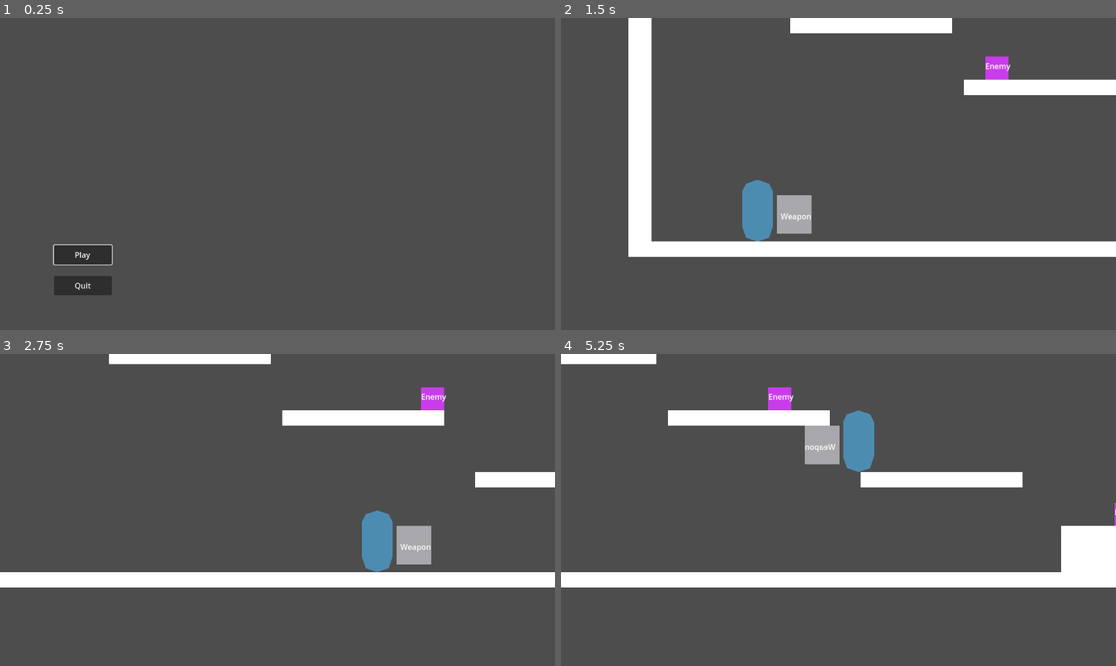
Above: before the commit, frames 1-4 (two rows, left to right).
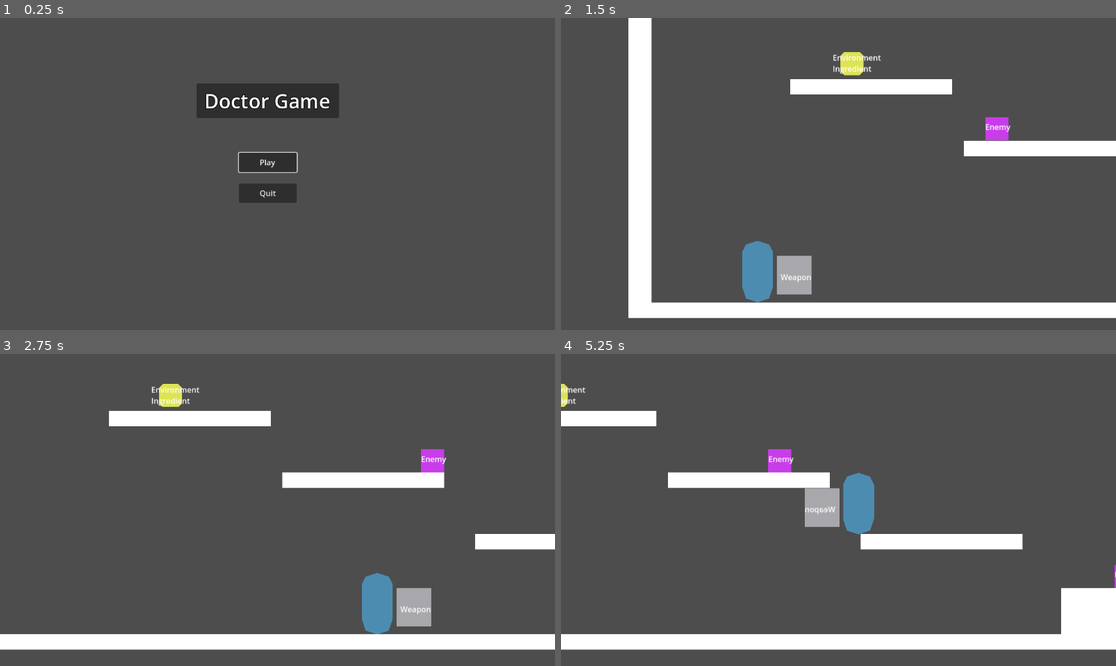
Above: after the commit, the same moments.

Repository: hhhhhhhh1233/DoctorGame
Game: Godot game, scene res://main_menu.tscn
The game is run twice, just before and just after one commit, with the same random seed, the same clock (stepped at 60 frames per second) and the same inputs.
Inputs (mouse positions are in pixels of both pictures, inside the frame that each line leads up to):
- Up to frame 1 (0.25 s): no input
- Up to frame 2 (1.5 s): click "Play" at 0.5 s; move the mouse to (960, 158) at 1.27 s; hold D (Right) from 1.28 s (still down); click (960, 158) at 1.35 s
- Up to frame 3 (2.75 s): keep holding D (Right); tap Space (Jump) at 1.52, 2.27 s; move the mouse to (166, 525) at 2.02 s; click (166, 525) at 2.1 s
- Up to frame 4 (5.25 s): move the mouse to (894, 441) at 2.77 s; release D (Right) at 2.78 s; hold A (Left) 2.78-3.53 s; click (894, 441) at 2.85 s; move the mouse to (810, 572) at 3.52 s; hold D (Right) 3.53-5.03 s; click (810, 572) at 3.6 s; tap Space (Jump) at 3.77, 4.52 s; move the mouse to (1005, 556) at 4.27 s; click (1005, 556) at 4.35 s; move the mouse to (672, 463) at 5.02 s; hold A (Left) from 5.03 s (still down); click (672, 463) at 5.1 s

The runs differ from the first frame. In frame 1, 5.5% of the frame differs, in the area x 9-62%, y 20-89%; in frame 2, 19%; in frame 3, 21%; in frame 4, 24%, in the area x 0-100%, y 0-95%.

Commit message:
Added title and changed camera follow behaviour

Diff:
--- a/TestWorld.tscn
+++ b/TestWorld.tscn
@@ -24,7 +24,8 @@
 position_smoothing_enabled = true
 drag_horizontal_enabled = true
 drag_vertical_enabled = true
-drag_top_margin = 0.7
+drag_top_margin = 1.0
+drag_bottom_margin = 0.6
 editor_draw_drag_margin = true
 
 [node name="Ground" type="StaticBody2D" parent="."]
--- a/main_menu.tscn
+++ b/main_menu.tscn
@@ -13,23 +13,44 @@
 
 [node name="PlayButton" type="Button" parent="."]
 layout_mode = 0
-offset_left = 112.0
-offset_top = 472.0
-offset_right = 232.0
-offset_bottom = 512.0
+offset_left = 496.0
+offset_top = 280.0
+offset_right = 616.0
+offset_bottom = 320.0
 focus_neighbor_top = NodePath("../QuitButton")
 focus_neighbor_bottom = NodePath("../QuitButton")
 text = "Play"
 
 [node name="QuitButton" type="Button" parent="."]
 layout_mode = 0
-offset_left = 112.0
-offset_top = 536.0
-offset_right = 232.0
-offset_bottom = 576.0
+offset_left = 496.0
+offset_top = 344.0
+offset_right = 616.0
+offset_bottom = 384.0
 focus_neighbor_top = NodePath("../PlayButton")
 focus_neighbor_bottom = NodePath("../PlayButton")
 text = "Quit"
 
+[node name="Panel" type="Panel" parent="."]
+layout_mode = 1
+anchors_preset = -1
+anchor_right = 0.208
+anchor_bottom = 0.136
+offset_left = 408.0
+offset_top = 136.0
+offset_right = 464.384
+offset_bottom = 119.872
+metadata/_edit_group_ = true
+
+[node name="RichTextLabel" type="RichTextLabel" parent="Panel"]
+layout_mode = 0
+offset_left = 16.0
+offset_top = 8.0
+offset_right = 288.0
+offset_bottom = 72.0
+theme_override_constants/outline_size = 5
+theme_override_font_sizes/normal_font_size = 41
+text = "Doctor Game"
+
 [connection signal="button_down" from="PlayButton" to="." method="_on_play_button_button_down"]
 [connection signal="button_down" from="QuitButton" to="." method="_on_quit_button_button_down"]
